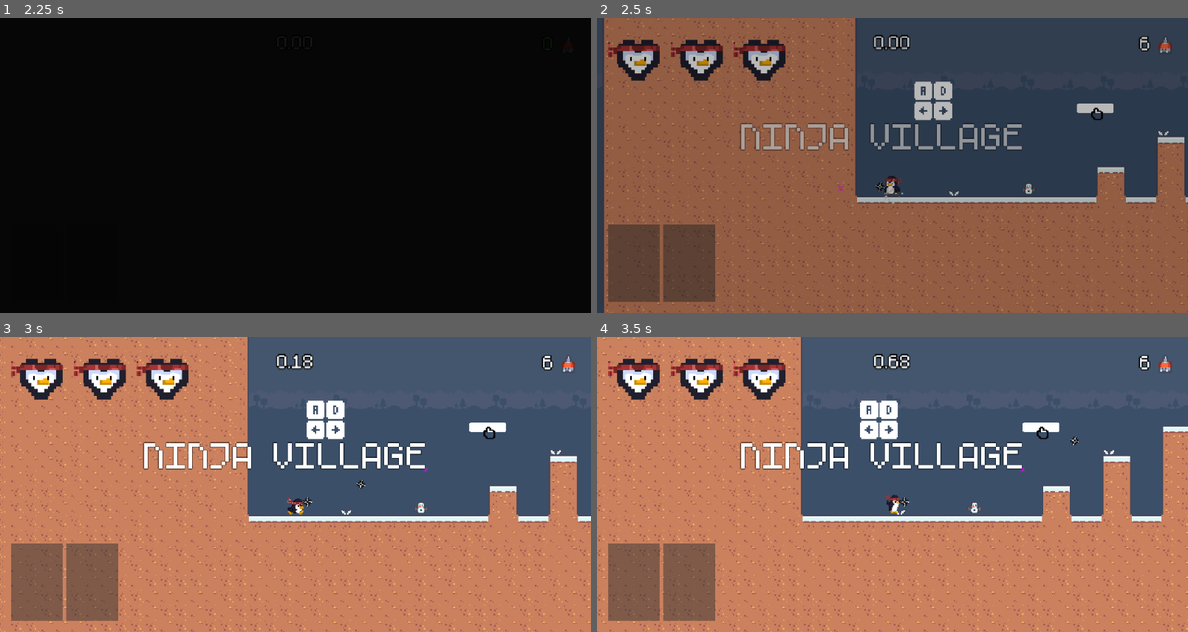
Above: before the commit, frames 1-4 (two rows, left to right).
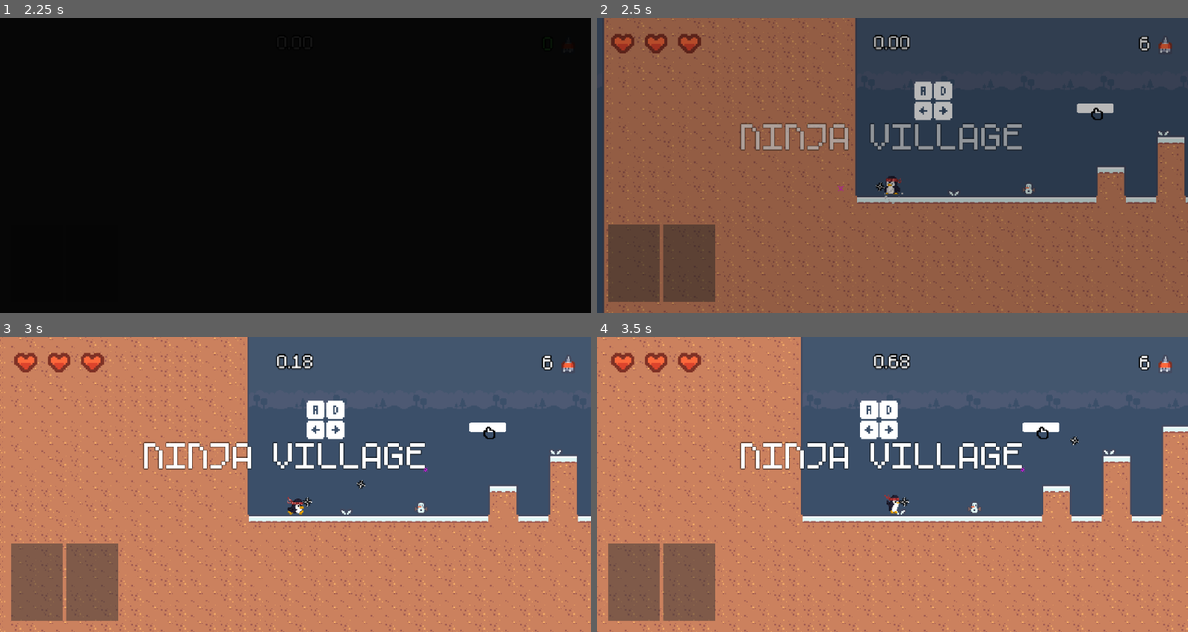
Above: after the commit, the same moments.

Repository: vard0han/pengu
Game: Godot game, scene res://scenes/main.tscn
Two runs of this game, one before a commit and one after it. Both use one fixed random seed, a clock stepped at 60 frames per second and the inputs below.
Inputs (mouse positions are in pixels of both pictures, inside the frame that each line leads up to):
- Up to frame 1 (2.25 s): click "Start" at 0.5 s; click "1" at 1.25 s; click "SHURIKEN Damage: 1 Range: 300" at 2 s
- Up to frame 2 (2.5 s): no input
- Up to frame 3 (3 s): move the mouse to (425, 469) at 2.77 s; press the mouse at (425, 469) at 2.78 s; hold D (move_right) from 2.78 s (still down)
- Up to frame 4 (3.5 s): keep holding D (move_right); tap Space (jump) at 3.02 s

Frame 1 is identical in both runs. In frame 2, 2.8% of the frame differs, in the area x 1-32%, y 5-22%; in frame 3, 2.8%; in frame 4, 2.8%.

Commit message:
[Bug fixes] arc shot, game over
- arc shot follows trajectory even when you aim lower
- you can no longer hit R in the middle of falling below danger zone
- reticle disappears when you empower a shot

Diff:
--- a/scenes/effects/trajectories/arc_trajectory.gd
+++ b/scenes/effects/trajectories/arc_trajectory.gd
@@ -1,35 +1,26 @@
 class_name ArcTrajectory
 extends TrajectoryBase
 
+@export var gravity_strength: float = 600.0
+@export var min_lift: float = 40.0
+
 const TRAJECTORY_STEPS: int = 30
 const STEP_TIME: float = 0.05
-const GRAVITY: float = 600.0
-const MIN_LIFT: float = 5.0
 
 func _compute_points(from: Vector2, _aim_direction: Vector2, aim_target: Vector2) -> Array[Vector2]:
 	var points: Array[Vector2] = []
+	var velocity: Vector2 = ArcProjectile.compute_launch_velocity(from, aim_target, gravity_strength, min_lift)
 
-	# Compute the initial velocity needed to reach aim_target from from
-	# using the same ballistic math ArcProjectile uses when fired
-	var dx: float = aim_target.x - from.x
-	var dy: float = aim_target.y - from.y
-	var rise: float = max(-dy, MIN_LIFT)
-	var vy: float = -sqrt(2.0 * GRAVITY * rise)
-	var t_total: float = -vy / GRAVITY
-	var vx: float = dx / t_total
-	var velocity : Vector2 = Vector2(vx, vy)
-
-	var space_state : PhysicsDirectSpaceState2D = get_world_2d().direct_space_state
+	var space_state: PhysicsDirectSpaceState2D = get_world_2d().direct_space_state
 	var last_point: Vector2 = from
 
-	for i : int in range(1, TRAJECTORY_STEPS):
+	for i: int in range(1, TRAJECTORY_STEPS):
 		var t: float = i * STEP_TIME
-		var pos: Vector2 = from + velocity * t + Vector2(0, 0.5 * GRAVITY * t * t)
+		var pos: Vector2 = from + velocity * t + Vector2(0, 0.5 * gravity_strength * t * t)
 
-		# Stop trajectory at world geometry
-		var query : PhysicsRayQueryParameters2D = PhysicsRayQueryParameters2D.create(last_point, pos)
-		query.collision_mask = 1  # World layer
-		var result : Dictionary = space_state.intersect_ray(query)
+		var query: PhysicsRayQueryParameters2D = PhysicsRayQueryParameters2D.create(last_point, pos)
+		query.collision_mask = 1
+		var result: Dictionary = space_state.intersect_ray(query)
 		if result:
 			points.append(result.position)
 			break
--- a/scenes/main.gd
+++ b/scenes/main.gd
@@ -49,6 +49,7 @@
 	_connect_player_signals()
 
 func _on_restart_requested() -> void:
+	_clear_death_ui()
 	game_manager.load_level(game_manager.pending_level_path)
 
 func _on_restart_with_weapon_requested() -> void:
@@ -157,10 +158,7 @@
 	game_over_instance.retry_pressed.connect(_on_retry)
 
 func _on_retry() -> void:
-	if game_over_instance:
-		game_over_instance.queue_free()
-		game_over_instance = null
-
+	_clear_death_ui()
 	game_manager.reset_current_level()
 
 static func get_instance(tree: SceneTree) -> Main:
@@ -213,3 +211,11 @@
 	var scene: PackedScene = load("res://scenes/ui/pause_menu.tscn")
 	pause_menu_instance = scene.instantiate()
 	hud_layer.add_child(pause_menu_instance)
+
+func _clear_death_ui() -> void:
+	if game_over_instance:
+		game_over_instance.queue_free()
+		game_over_instance = null
+	if results_instance:
+		results_instance.queue_free()
+		results_instance = null
--- a/scenes/player/player.gd
+++ b/scenes/player/player.gd
@@ -79,7 +79,7 @@
 @onready var sprite : AnimatedSprite2D = $AnimatedSprite2D
 @onready var card_inventory: CardInventory = $CardInventory
 @onready var state_machine: StateMachine = $StateMachine
-@onready var weapon: Node2D = $Weapon
+@onready var weapon: Weapon = $Weapon
 @onready var health_component: HealthComponent = $HealthComponent
 @onready var hurtbox: Hurtbox = $Hurtbox
 @onready var camera: PlayerCamera = $Camera2D
--- a/scenes/ui/hearts_display.tscn
+++ b/scenes/ui/hearts_display.tscn
@@ -1,7 +1,7 @@
 [gd_scene format=3 uid="uid://datj0wupg85ff"]
 
 [ext_resource type="Script" uid="uid://piqenf3n5vxb" path="res://scenes/ui/hearts_display.gd" id="1_ibijm"]
-[ext_resource type="Texture2D" uid="uid://4lj3pbd71wld" path="res://assets/hearts/pengu_hp.png" id="2_on7jw"]
+[ext_resource type="Texture2D" uid="uid://ddqx208nt8yf3" path="res://assets/tiles/tile_0044.png" id="2_on7jw"]
 [ext_resource type="Texture2D" uid="uid://7qg6fk1400di" path="res://assets/tiles/tile_0046.png" id="3_1bgnc"]
 
 [node name="HeartsDisplay" type="HBoxContainer" unique_id=1364286350]
--- a/scenes/weapons/empowerments/arc_projectile.gd
+++ b/scenes/weapons/empowerments/arc_projectile.gd
@@ -1,28 +1,28 @@
 class_name ArcProjectile
 extends Projectile
+@export var gravity_strength: float = 600.0
+@export var min_lift: float = 40.0
 
-@export var gravity_strength: float = 600.0
-@export var min_lift: float = 0.0
+static func compute_launch_velocity(from: Vector2, target: Vector2, gravity_param: float, min_lift_value: float) -> Vector2:
+	var dx: float = target.x - from.x
+	var dy: float = target.y - from.y
+	var rise: float = max(-dy, min_lift_value)
+	var vy: float = -sqrt(2.0 * gravity_param * rise)
+	var time_to_peak: float = -vy / gravity_param
+	var vx: float = dx / time_to_peak
+	return Vector2(vx, vy)
 
 func _ready() -> void:
 	super._ready()
 
-	var target: Vector2 = get_global_mouse_position()
-	var dx: float = target.x - global_position.x
-	var dy: float = target.y - global_position.y
+func launch_arc(from: Vector2, target: Vector2) -> void:
+	global_position = from
+	velocity = compute_launch_velocity(from, target, gravity_strength, min_lift)
 
-	var rise: float = max(-dy, min_lift)
-	var vy_initial: float = -sqrt(2.0 * gravity_strength * rise)
-	var time_to_peak: float = -vy_initial / gravity_strength
-	var vx_initial: float = dx / time_to_peak
-
-	velocity = Vector2(vx_initial, vy_initial)
 
 func _physics_process(delta: float) -> void:
 	velocity.y += gravity_strength * delta
 	global_position += velocity * delta
-
 	if velocity.length() > 0:
 		rotation = velocity.angle()
-
 	_tick_lifetime(delta)
--- a/scenes/weapons/empowerments/arc_projectile.tscn
+++ b/scenes/weapons/empowerments/arc_projectile.tscn
@@ -6,7 +6,7 @@
 [node name="ArcProjectile" unique_id=455320433 instance=ExtResource("1_d5a55")]
 script = ExtResource("1_050vg")
 gravity_strength = 600.0
-min_lift = 0.0
+min_lift = 40.0
 
 [node name="Hitbox" parent="." index="2" unique_id=698948714]
 damage = 3
--- a/scenes/weapons/reticle.gd
+++ b/scenes/weapons/reticle.gd
@@ -1,4 +1,7 @@
 extends Sprite2D
+
+@onready var player: Player = get_parent()
 
 func _process(_delta: float) -> void:
 	global_position = get_global_mouse_position()
+	visible = player.weapon.pending_empowerment == null
--- a/scenes/weapons/weapon.gd
+++ b/scenes/weapons/weapon.gd
@@ -56,19 +56,22 @@
 
 	var projectile : Projectile = scene.instantiate()
 
-	projectile.global_position = _muzzle.global_position
+	var main : Main = Main.get_instance(get_tree())
+	var container : Node2D = main.game_manager.get_projectiles_container()
+	if container:
+		container.add_child(projectile)
+
 	projectile.max_distance = weapon_data.weapon_range
-	projectile.velocity = player.aim_direction * weapon_data.projectile_speed
+
+	if projectile is ArcProjectile:
+		projectile.launch_arc(_muzzle.global_position, get_global_mouse_position())
+	else:
+		projectile.global_position = _muzzle.global_position
+		projectile.velocity = player.aim_direction * weapon_data.projectile_speed
 
 	var sprite: Sprite2D = projectile.get_node_or_null("Sprite2D")
 	if sprite and weapon_data.projectile_texture:
 		sprite.texture = weapon_data.projectile_texture
-
-	# set projectile as a child of "Projectiles" node in the level
-	var main : Main = Main.get_instance(get_tree())
-	var container : Node2D = main.game_manager.get_projectiles_container()
-	if container:
-		container.add_child(projectile)
 
 	if is_empowered:
 		_apply_weapon_hitbox(projectile)
--- a/scenes/world/base_level.gd
+++ b/scenes/world/base_level.gd
@@ -45,6 +45,7 @@
 var time_elapsed: float = 0.0
 var is_timer_running: bool = false
 var _timer_armed: bool = false
+var _is_ending: bool = false
 
 func _ready() -> void:
 	if level_id == "":
@@ -58,6 +59,7 @@
 
 func _on_kill_zone_entered(body: Node) -> void:
 	if body is Player:
+		_is_ending = true
 		body.health_component.take_damage_ignore_cooldown(999)
 
 func _start_level() -> void:
@@ -89,6 +91,9 @@
 			_unfreeze_enemies()
 
 func _unhandled_input(event: InputEvent) -> void:
+	if _is_ending:
+		return
+
 	if event.is_action_pressed("restart_level"):
 		restart_requested.emit()
 
--- a/scenes/world/levels/level_02.tscn
+++ b/scenes/world/levels/level_02.tscn
@@ -2,7 +2,6 @@
 
 [ext_resource type="PackedScene" uid="uid://dvcg7e6js2o0p" path="res://scenes/world/base_level.tscn" id="1_dl2e1"]
 [ext_resource type="PackedScene" uid="uid://dgcuqjc01o17q" path="res://scenes/enemies/turret_enemy.tscn" id="2_ama0h"]
-[ext_resource type="PackedScene" uid="uid://bwinksyej1kli" path="res://scenes/cards/card_pickup.tscn" id="2_b1tps"]
 [ext_resource type="Resource" uid="uid://dhb22ygslces5" path="res://resources/cards/jump_card.tres" id="3_7sw10"]
 [ext_resource type="PackedScene" uid="uid://dwgv6imlxdcwh" path="res://scenes/enemies/patrol_enemy.tscn" id="4_7sw10"]
 [ext_resource type="Texture2D" uid="uid://c2h4ww4godcg3" path="res://assets/inputs/tilemap_white_packed.png" id="5_7p77m"]
@@ -21,10 +20,6 @@
 
 [node name="Foreground" parent="." index="1" unique_id=1304465506]
 tile_map_data = PackedByteArray("AADz/xIAAAACAAcAAADz/xEAAAAEAAUAAADz/xAAAAAEAAUAAADz/w8AAAACAAYAAADz/w4AAAAEAAUAAADz/w …(50512 unchanged characters)…
-
-[node name="CardPickup" parent="Pickups" parent_id_path=PackedInt32Array(763736419) index="0" unique_id=1911761064 instance=ExtResource("2_b1tps")]
-position = Vector2(-119, 50)
-card_data = ExtResource("3_7sw10")
 
 [node name="JumpTurret" parent="Enemies" parent_id_path=PackedInt32Array(1302501266) index="0" unique_id=1356801853 instance=ExtResource("2_ama0h")]
 position = Vector2(1, -157)
@@ -136,4 +131,4 @@
 horizontal_alignment = 1
 
 [node name="Player" parent="." index="8" unique_id=681689913]
-position = Vector2(-197, 44)
+position = Vector2(-191, 44)
--- a/scenes/world/levels/level_03.tscn
+++ b/scenes/world/levels/level_03.tscn
@@ -82,5 +82,5 @@
 [node name="Tutorials" type="Node2D" parent="." index="7" unique_id=1599857436]
 
 [node name="Player" parent="." index="8" unique_id=681689913]
-position = Vector2(49, 211)
+position = Vector2(-1083, 26)
 move_speed = 110.0
